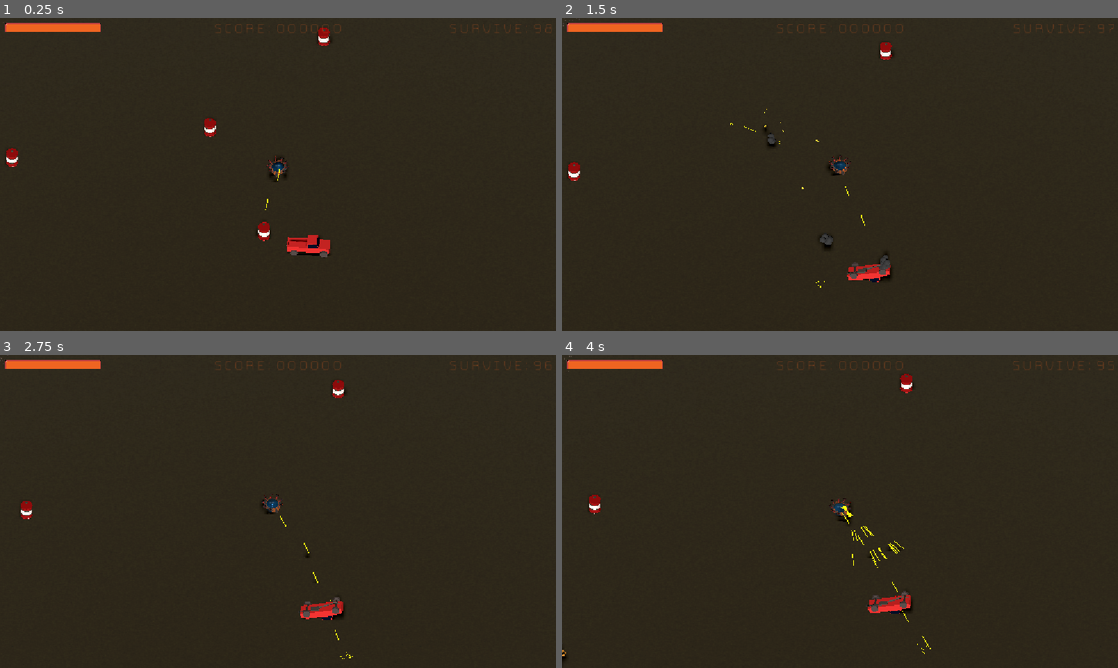
Above: before the commit, frames 1-4 (two rows, left to right).
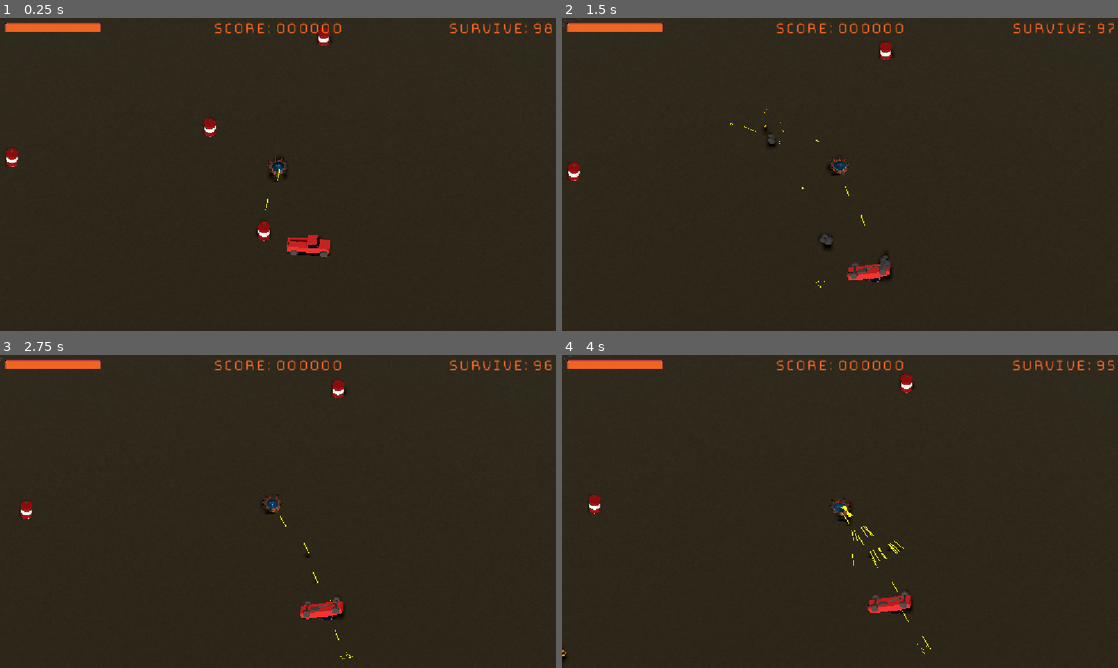
Above: after the commit, the same moments.

Repository: Gamkedo/terminus-2k28
Game: Godot game, scene res://Scenes - Levels/areaSurvivor.tscn
Same seed, same stepped clock (60 frames per second), same inputs: the game is played once before the commit and once after it. This scene is started directly instead of the project's main scene.
Inputs (mouse positions are in pixels of both pictures, inside the frame that each line leads up to):
- Up to frame 1 (0.25 s): no input
- Up to frame 2 (1.5 s): move the mouse to (812, 237) at 0.52 s; press the mouse at (812, 237) at 0.53 s; hold W (walk_up) 0.53-1.25 s; release the mouse at (812, 237) at 1.25 s; drag from (1006, 221) to (812, 237) at 1.27 s
- Up to frame 3 (2.75 s): move the mouse to (111, 464) at 2.02 s; hold A (walk_left) from 2.03 s (still down); hold 0 (weapon0) from 2.03 s (still down)
- Up to frame 4 (4 s): release A (walk_left) at 2.75 s; release 0 (weapon0) at 2.75 s; drag from (867, 511) to (673, 464) at 2.77 s; move the mouse to (756, 433) at 3.52 s; hold S (walk_down) from 3.53 s (still down); hold 2 (weapon2) from 3.53 s (still down)

The runs differ from the first frame. In frame 1, 0.5% of the frame differs, in the area x 38-100%, y 1-5%; in frame 2, 0.5%; in frame 3, 0.5%; in frame 4, 0.5%.

Commit message:
Few pixels thicker score/wave font for easier legibility

Diff:
--- a/Scenes - UI/score-label-settings.tres
+++ b/Scenes - UI/score-label-settings.tres
@@ -6,4 +6,6 @@
 font = ExtResource("1_k0jsa")
 font_size = 32
 font_color = Color(0.9490196, 0.39607844, 0.13333334, 1)
+outline_size = 3
+outline_color = Color(0.9490196, 0.39607844, 0.13333334, 1)
 shadow_size = 0
--- a/Scenes - UI/wave-label-settings.tres
+++ b/Scenes - UI/wave-label-settings.tres
@@ -5,6 +5,5 @@
 [resource]
 font = ExtResource("1_pf5x1")
 font_size = 40
-font_color = Color(0.89302033, 0.48910266, 0.1405943, 1)
-outline_size = 1
+outline_size = 2
 shadow_size = 0
